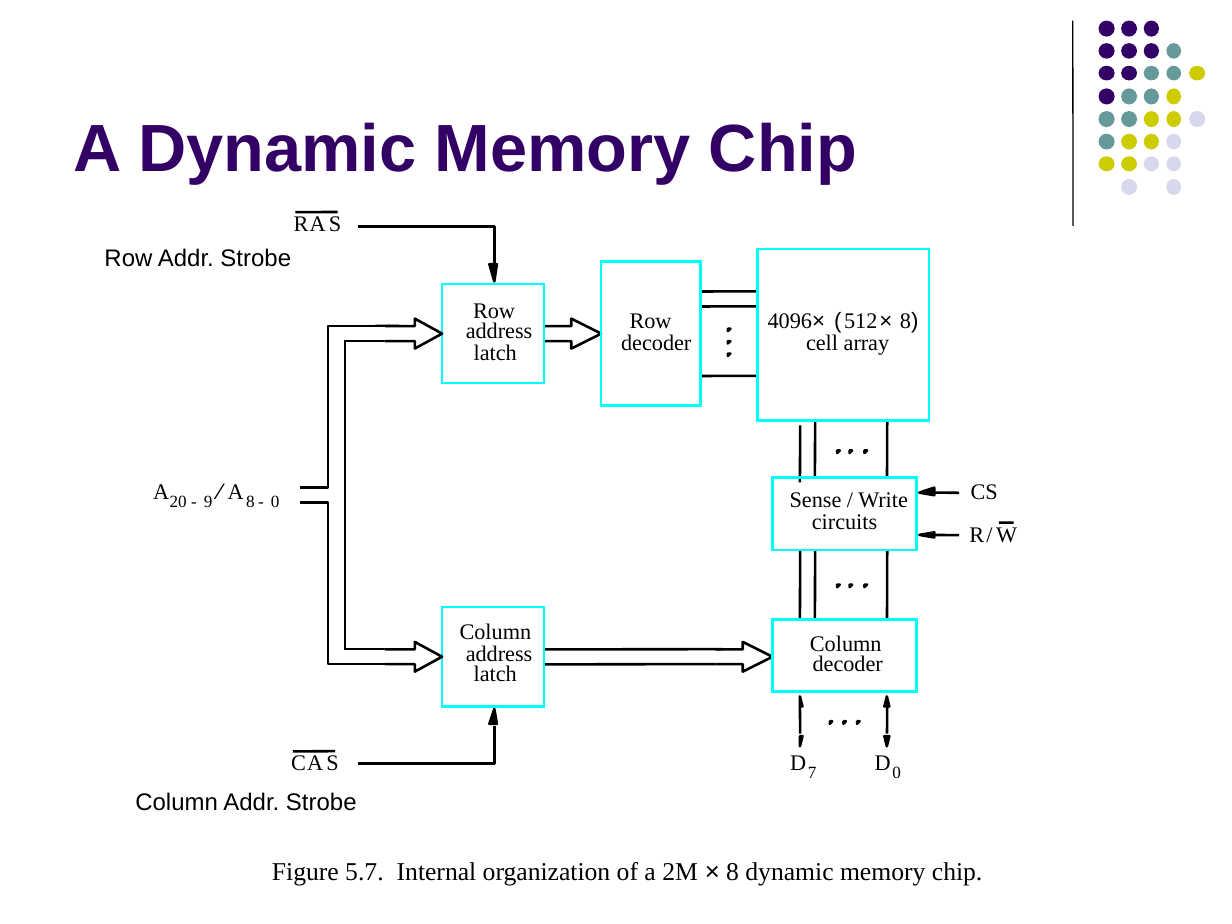
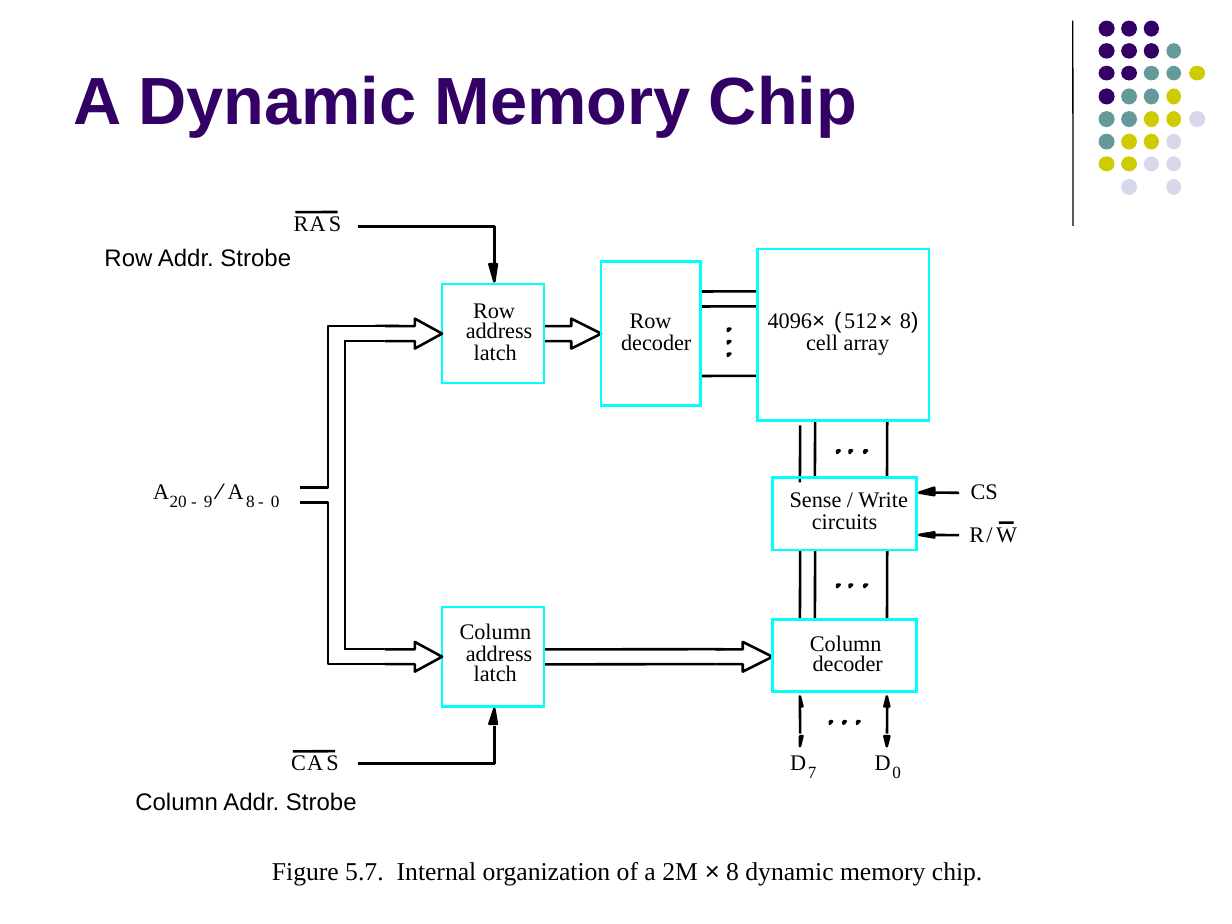
Before and after one commit to Khushi130404/Assembly_8085_Processor, a slide deck: slide 20 of CO_Study/7_memeory1_ams.ppt. Drawn at 1232x924 pixels with LibreOffice and Linux fonts; fonts in the diff are those of the drawing. Boxes give left, top, right and bottom in pixels: in the first picture for what was removed or moved away, otherwise in the second. Text is boxed around its words. In the diff, an @@ line names an element or a change of style, - is before the commit and + after.

```diff
--- a/CO_Study/7_memeory1_ams.ppt
+++ b/CO_Study/7_memeory1_ams.ppt
@@ title "A Dynamic Memory Chip": place and size @@
-title "A Dynamic Memory Chip" at box(74, 122, 857, 183)
+title "A Dynamic Memory Chip" at box(74, 75, 857, 136)
```
Also in this commit, not shown: 10 other slides changed, 1 other file.
